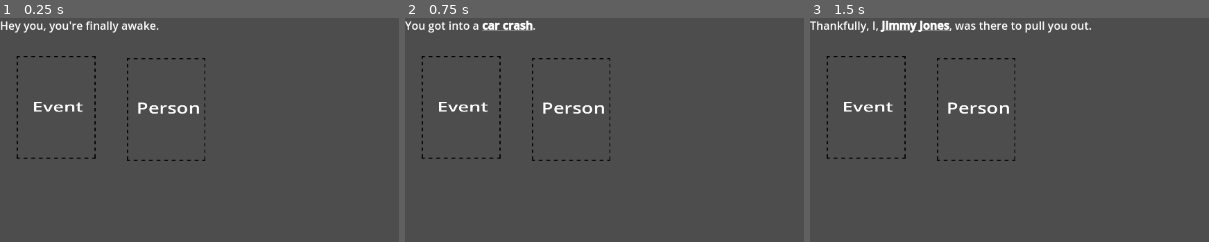
Above: before the commit, frames 1-3 (left to right).
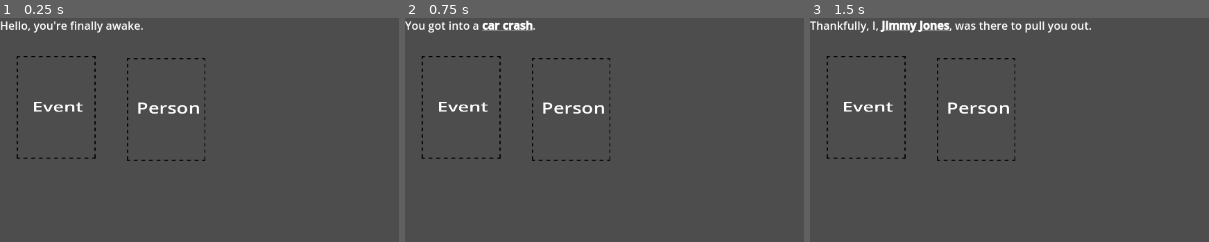
Above: after the commit, the same moments.

Repository: Goodman599/UWGameDevClubWinter2026Jam
Game: Godot game, scene res://Scenes/main.tscn
Two runs of this game, one before a commit and one after it. Both use one fixed random seed, a clock stepped at 60 frames per second and the inputs below.
Inputs:
- Up to frame 1 (0.25 s): no input
- Up to frame 2 (0.75 s): click "Next" at 0.5 s
- Up to frame 3 (1.5 s): click "Next" at 1.25 s
The pictures show only the part of the screen within x 0-50%, y 0-50%; the shares and areas given below are measured in that part.

The runs differ from the first frame. In frame 1, 0.9% of the frame differs, in the area x 3-40%, y 1-7%; in frame 2, nothing differs; in frame 3, nothing differs.

Commit message:
current version

Diff:
--- /dev/null
+++ b/Dialogues/David_Doyle.json
@@ -0,0 +1 @@
+{"visit0":{"dialgue0":{"accepts":["person","event"],"lines":["Hello this is {David Doyle}'s first line of dialogue.","I love {crashing my car}. \n There is a new line here.","Who is {Jimmy Jones}?"],"cases":{"case0":{"submissions":["Jimmy Jones","ANY"],"result":"dialogue1"},"case1":{"submissions":["EMPTY","EMPTY"],"stateChecks":{"mentioned_JJ":"false"},"result":"dialogue2"},"case2":{"stateChecks":{"mentioned_JJ":"true"},"result":"dialogue1"}}},"dialogue1":{"lines":["Thanks for telling me! I {love} you! MUA!"],"setState":{"mentioned_JJ":"true"},"nextVisit":{"id":"visit0","delay":"1"}},"dialogue2":{"lines":["I {hate} you, {Jimmy Jones}, whoever you are!"],"nextVisit":{"id":"visit0","delay":"1"}}}}
--- a/Scenes/jimmy_jones.tscn
+++ b/Scenes/jimmy_jones.tscn
@@ -1,6 +1,6 @@
 [gd_scene load_steps=2 format=3 uid="uid://c08jn70lnn2bm"]
 
-[ext_resource type="Script" uid="uid://ds2qmuynt38v6" path="res://Scripts/jimmy_jones.gd" id="1_twl4o"]
+[ext_resource type="Script" uid="uid://d285gb6ix7bgk" path="res://Scripts/david_doyle.gd" id="1_2iket"]
 
-[node name="JimmyJones" type="Node2D"]
-script = ExtResource("1_twl4o")
+[node name="jimmy_jones" type="Node2D"]
+script = ExtResource("1_2iket")
--- /dev/null
+++ b/Scripts/david_doyle.gd
@@ -0,0 +1,44 @@
+extends BaseVisitor
+
+# Example visitor.
+
+
+# Dialogue is stored as a dictionary (not memory efficient but who cares)
+#	The keys are the "names of the branch" and the value is an array of dialogues.
+func _init():
+	var data = load_json_as_dict("res://Dialogues/David_Doyle.json")
+	push_error(data)
+
+	dialogues = {"first" : ["Hello, you're finally awake.",
+							"You got into a {car crash}.",
+							"Thankfully, I, {Jimmy Jones}, was there to pull you out."],
+				"second" : ["blah"],
+				"third" : ["blah2"],}
+
+
+func _ready():
+	# Connect the 2 buttons. Please tell me there's a better way to do this...
+	super()
+
+	# Temporary code just to start a dialogue
+	show_text(dialogues["first"][current_dialogue_index])
+	current_dialogue_branch = "first"
+
+func load_json_as_dict(path: String) -> Dictionary:
+	var file := FileAccess.open(path, FileAccess.READ)
+	if file == null:
+		push_error("Failed to open file: " + path)
+		return {}
+	var json_text := file.get_as_text()
+	file.close()
+	var json := JSON.new()
+	var err := json.parse(json_text)
+	if err != OK:
+		push_error("JSON parse error: %s at line %d" % [json.get_error_message(), json.get_error_line()])
+		return {}
+	return json.data
+
+	#if DialogueManager.has_shown_first:
+		#send_to_manager(new VisitorInstance(self, "second", current_day + 1))
+	#elif DialogueManager.has_shown_second and DialogueManager.day % 7 == 5:
+		#send_to_manager(new VisitorInstance(self, "third"))
Not shown: 1 places in Scenes/main.tscn that only renumber resources
Not shown, added: Scripts/david_doyle.gd.uid
